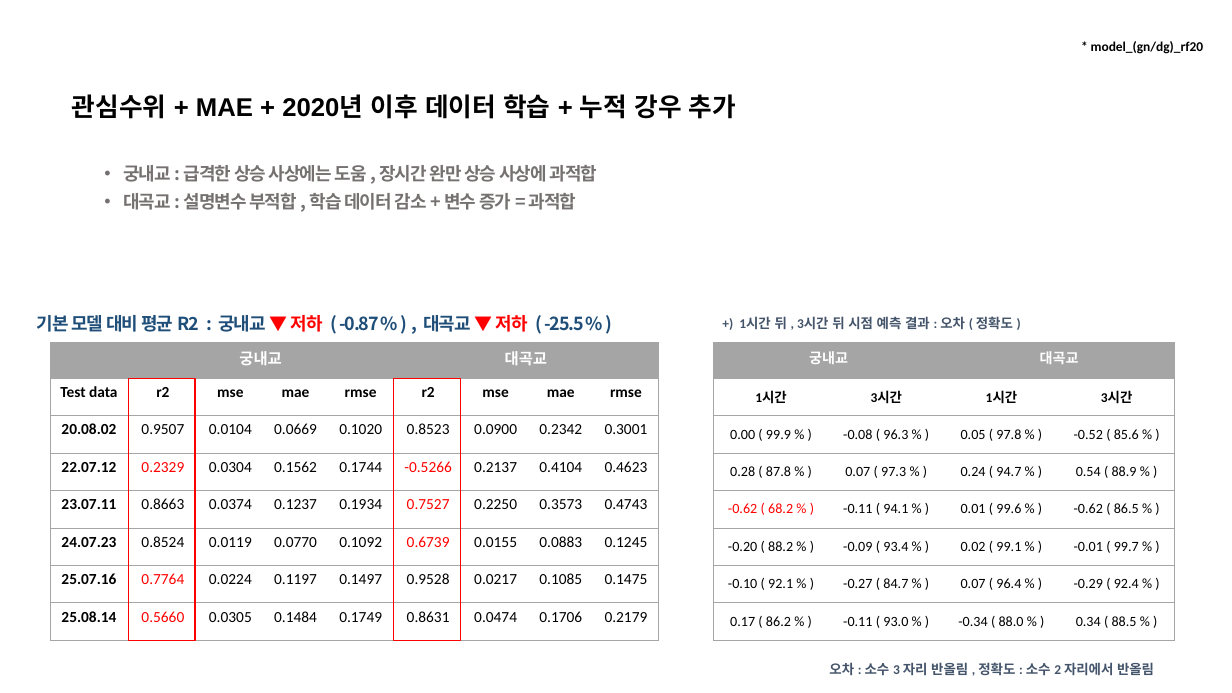
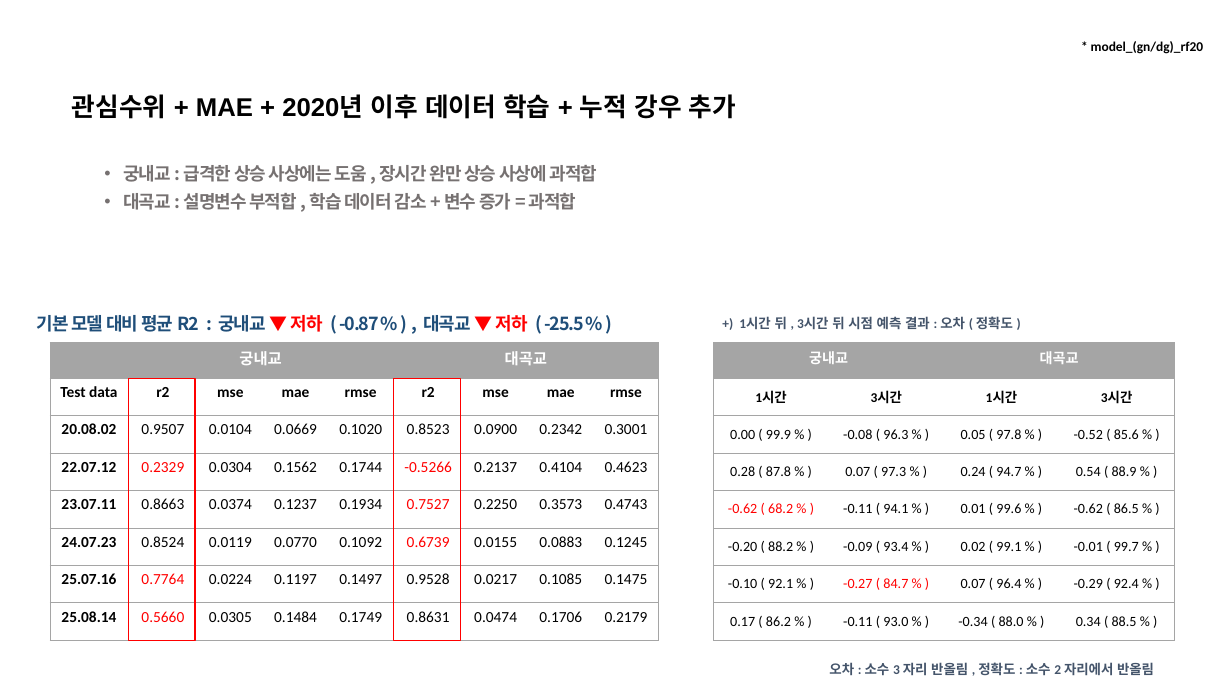
Before and after one commit to JEONGMIN0000/TrainDataCreater_LSTM, a slide deck: slide 23 of ParallelLSTM/result/성능개선 6 결과.pptx. Drawn at 1232x693 pixels with LibreOffice and Linux fonts; fonts in the diff are those of the drawing. Boxes give left, top, right and bottom in pixels: in the first picture for what was removed or moved away, otherwise in the second. Text is boxed around its words. In the diff, an @@ line names an element or a change of style, - is before the commit and + after.

```diff
--- a/ParallelLSTM/result/성능개선 6 결과.pptx
+++ b/ParallelLSTM/result/성능개선 6 결과.pptx
@@ table at (x1=714, y1=342, x2=1176, y2=640) @@
@@ text colour #000000 to #FF0000 in "-0.27 ( 84.7 % )" @@
```
Also in this commit, not shown: 3 other slides changed, 1 other file.
